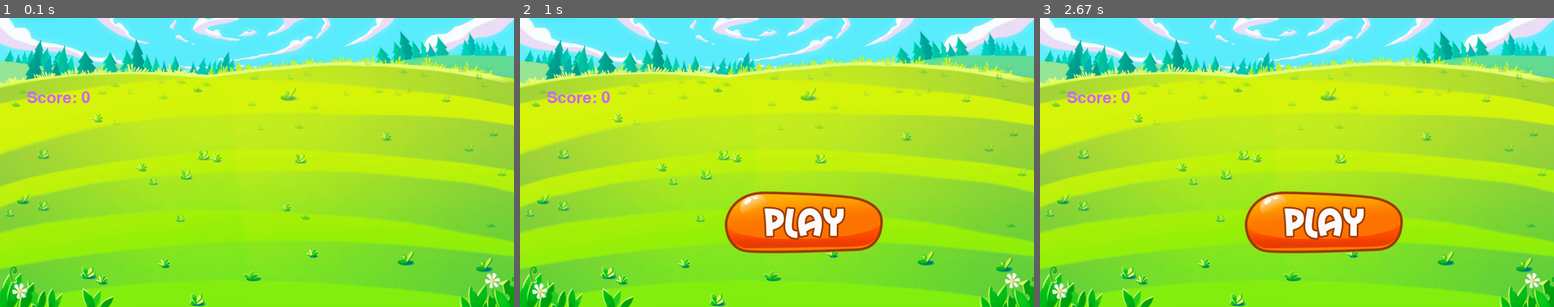
Above: before the commit, frames 1-3 (left to right).
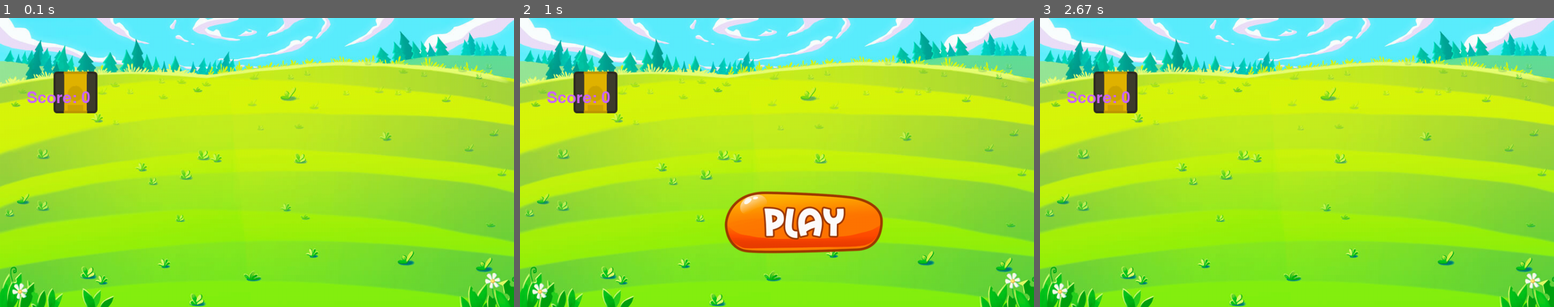
Above: after the commit, the same moments.

Repository: lenghia2797/TankPyGame
Game: pygame game, started from main.py
The game is run twice, just before and just after one commit, with the same random seed, the same clock (stepped at 60 frames per second) and the same inputs.
Inputs (mouse positions are in pixels of both pictures, inside the frame that each line leads up to):
- Up to frame 1 (0.1 s): no input
- Up to frame 2 (1 s): no input
- Up to frame 3 (2.67 s): move the mouse to (1302, 191) at 2.43 s

The runs differ from the first frame. In frame 1, 1.2% of the frame differs, in the area x 10-19%, y 18-34%; in frame 2, 1.2%; in frame 3, 7.0%, in the area x 10-71%, y 18-82%.

Commit message:
setup game object

Diff:
--- a/main.py
+++ b/main.py
@@ -32,9 +32,15 @@
 mixer.music.load('sounds/bgm.mp3')
 
 background_image = pygame.image.load(r'./images/background.jpeg')
-
 play_button_image = pygame.image.load(r'./images/first_play_button.png')
 
+tank_blue_image = pygame.image.load(r'./images/tank-blue.png')
+tank_red_image = pygame.image.load(r'./images/tank-red.png')
+tank_yellow_image = pygame.image.load(r'./images/tank-yellow.png')
+circle_1_image = pygame.image.load(r'./images/circle_1.png')
+barrel_blue_image = pygame.image.load(r'./images/barrel-blue.png')
+barrel_red_image = pygame.image.load(r'./images/barrel-red.png')
+barrel_yellow_image = pygame.image.load(r'./images/barrel-yellow.png')
 
 SCORE_LABEL_X = 100
 SCORE_LABEL_Y = 150
@@ -43,6 +49,52 @@
 
 PLAY_BUTTON_WIDTH = 296
 PLAY_BUTTON_HEIGHT = 116
+
+TANK_WIDTH = 83
+TANK_HEIGHT = 78
+BULLET_WIDTH = 72
+BULLET_HEIGHT = 72
+
+class GameObject:
+    def __init__(self, x, y, width, height, image, depth):
+        self.x = x
+        self.y = y
+        self.width = width
+        self.height = height
+        self.image = image
+        self.depth = depth
+        self.visible = True
+        self.active = True
+
+    def update(self):
+        pass
+
+    def render(self):
+        screen.blit(self.image, (self.x, self.y))
+
+class Renderer:
+    def __init__(self):
+        self.objects: GameObject[10] = []
+
+    def render(self):
+        if len(self.objects) > 0:
+            for object in self.objects:
+                if object.visible:
+                    object.render()
+
+    def sortFunc(self, object):
+        return object.depth
+
+    def add(self, object: GameObject):
+        self.objects.append(object)
+        self.objects.sort(key=self.sortFunc)
+
+class Tank(GameObject):
+    def __init__(self, x, y, width, height, image, depth):
+        super().__init__(x, y, width, height, image, depth)
+
+    def update(self):
+        super().update()
 
 class ScoreLabel:
     score = 0
@@ -59,7 +111,6 @@
 
         screen.blit(self.text, (self.textRect.x + self.textRect.width/2 - 50, self.textRect.y))
 
-
 class PlayButton:
     def __init__(self):
         self.x = SCREEN_WIDTH/2 - PLAY_BUTTON_WIDTH/2 + 50
@@ -72,6 +123,11 @@
     def render(self):
         if (self.visible):
             screen.blit(play_button_image, (self.x, self.y))
+
+def isTouchOnRect(x, y, rectX, rectY, rectWidth, rectHeight):
+    if rectX < x and x < rectX + rectWidth and rectY < y and y < rectY + rectHeight:
+        return True
+    return False
 
 def main():
     currentScene = Scene.MENU_SCENE
@@ -91,6 +147,14 @@
     lastTimeShowPlay = pygame.time.get_ticks()
 
     mixer.music.play(-1)
+
+    renderer = Renderer()
+
+    background = GameObject(0, 0, SCREEN_WIDTH, SCREEN_HEIGHT, background_image, 0)
+    player = Tank(100, 100, TANK_WIDTH, TANK_HEIGHT, tank_yellow_image, 3)
+
+    renderer.add(player)
+    renderer.add(background)
     while running:
         clock.tick(FPS)
         now = pygame.time.get_ticks()
@@ -100,7 +164,6 @@
 
         screen.fill(GREY)
         m_x, m_y = pygame.mouse.get_pos()
-        screen.blit(background_image, (0,0))
 
         for event in pygame.event.get():
             if event.type == pygame.QUIT:
@@ -110,7 +173,16 @@
                     total_hit += 1
         if (currentScene == Scene.GAME_SCENE):
             pass
+        elif (currentScene == Scene.MENU_SCENE):
+            if ((pygame.time.get_ticks() - lastTimeShowPlay > 700) and isTouchOnRect(m_x, m_y, playButton.x, playButton.y, PLAY_BUTTON_WIDTH, PLAY_BUTTON_HEIGHT)):
+                gameOver = False
+                currentScene = Scene.GAME_SCENE
+                ScoreLabel.score = 0
+                playButton.visible = False
+
+        renderer.render()
         scoreLabel.update()
+
 
         if (currentScene == Scene.MENU_SCENE):
             pass
Renamed: images2/barrel-blue.png -> images/barrel-blue.png
Renamed: images2/barrel-red.png -> images/barrel-red.png
Renamed: images2/barrel-yellow.png -> images/barrel-yellow.png
Binary file added: images/circle_1.png
Renamed: images2/tank-blue.png -> images/tank-blue.png
Renamed: images2/tank-red.png -> images/tank-red.png
Renamed: images2/tank-yellow.png -> images/tank-yellow.png
Binary file added: images3/background.jpeg
Renamed: images/bomb.png -> images3/bomb.png
Renamed: images/boss.png -> images3/boss.png
Renamed: images/boss_hat.png -> images3/boss_hat.png
Renamed: images/explosion.png -> images3/explosion.png
(and 14 more such lines)
